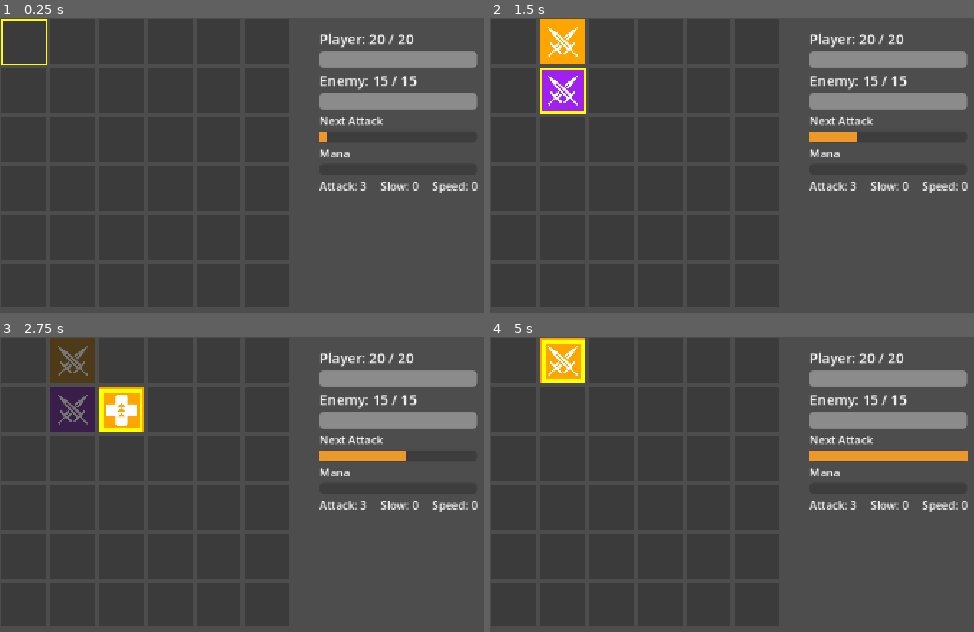
Above: before the commit, frames 1-4 (two rows, left to right).
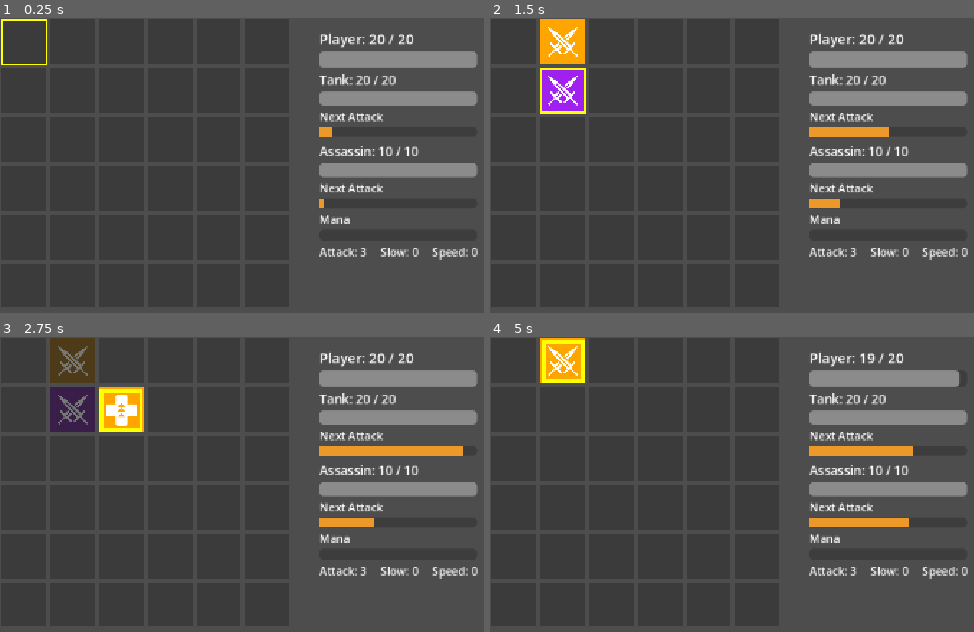
Above: after the commit, the same moments.

Repository: yaakovb/Memory-Game
Game: Godot game, scene res://scenes/main/main.tscn
The game is run twice, just before and just after one commit, with the same random seed, the same clock (stepped at 60 frames per second) and the same inputs.
Inputs:
- Up to frame 1 (0.25 s): no input
- Up to frame 2 (1.5 s): tap Enter at 0.5 s; hold D (move_right) 0.53-1.28 s; hold Space (reveal) 0.53-1.28 s; tap R (restart) at 1.25 s; hold S (move_down) from 1.28 s (still down); tap Space (reveal) at 1.35 s
- Up to frame 3 (2.75 s): release S (move_down) at 2.03 s; hold D (move_right) from 2.03 s (still down); hold Space (reveal) from 2.03 s (still down)
- Up to frame 4 (5 s): release D (move_right) at 2.78 s; release Space (reveal) at 2.78 s; hold W (move_up) 2.78-3.53 s; tap Space (reveal) at 2.85, 4.35 s; hold Space (reveal) 3.53-4.28 s; hold A (move_left) from 3.53 s (still down)

The runs differ from the first frame. In frame 1, 4.9% of the frame differs, in the area x 65-99%, y 18-83%; in frame 2, 5.5%; in frame 3, 6.1%; in frame 4, 6.7%, in the area x 65-99%, y 5-83%.

Commit message:
Add multi-enemy roster with dynamic HUD rows.
Extract Enemy RefCounted units, drive Combat from a roster (tank + assassin), and spawn HUD rows from the enemies array so fights can scale to 2+ of any mix.

Co-authored-by: Cursor <cursoragent@cursor.com>

Diff:
--- /dev/null
+++ b/memory-game/scenes/ui/enemy_hud_row.tscn
@@ -0,0 +1,29 @@
+[gd_scene format=3 uid="uid://c21ydhbtl16ea"]
+
+[ext_resource type="Script" path="res://scripts/ui/enemy_hud_row.gd" id="1_row"]
+
+[sub_resource type="StyleBoxFlat" id="StyleBoxFlat_attack"]
+bg_color = Color(0.92941177, 0.6, 0.16078432, 1)
+
+[node name="EnemyHudRow" type="VBoxContainer"]
+script = ExtResource("1_row")
+
+[node name="NameLabel" type="Label" parent="."]
+layout_mode = 2
+theme_override_font_sizes/font_size = 18
+text = "Enemy"
+
+[node name="HPBar" type="ProgressBar" parent="."]
+custom_minimum_size = Vector2(200, 20)
+layout_mode = 2
+show_percentage = false
+
+[node name="AttackLabel" type="Label" parent="."]
+layout_mode = 2
+text = "Next Attack"
+
+[node name="AttackBar" type="ProgressBar" parent="."]
+custom_minimum_size = Vector2(200, 14)
+layout_mode = 2
+theme_override_styles/fill = SubResource("StyleBoxFlat_attack")
+show_percentage = false
--- a/memory-game/scenes/ui/hud.tscn
+++ b/memory-game/scenes/ui/hud.tscn
@@ -1,9 +1,6 @@
 [gd_scene format=3 uid="uid://bi7p1c75skwe2"]
 
 [ext_resource type="Script" uid="uid://d282tnden6byg" path="res://scripts/ui/hud.gd" id="1_hud_script"]
-
-[sub_resource type="StyleBoxFlat" id="StyleBoxFlat_wh2we"]
-bg_color = Color(0.92941177, 0.6, 0.16078432, 1)
 
 [node name="HUD" type="CanvasLayer" unique_id=34967848]
 script = ExtResource("1_hud_script")
@@ -13,7 +10,7 @@
 offset_left = 460.0
 offset_top = 16.0
 offset_right = 680.0
-offset_bottom = 220.0
+offset_bottom = 400.0
 
 [node name="PlayerHPLabel" type="Label" parent="VBoxContainer" unique_id=1746371148]
 layout_mode = 2
@@ -26,26 +23,9 @@
 value = 20.0
 show_percentage = false
 
-[node name="EnemyHPLabel" type="Label" parent="VBoxContainer" unique_id=889827793]
+[node name="EnemyList" type="VBoxContainer" parent="VBoxContainer" unique_id=2116066843]
 layout_mode = 2
-theme_override_font_sizes/font_size = 20
-
-[node name="EnemyHPBar" type="ProgressBar" parent="VBoxContainer" unique_id=459952547]
-custom_minimum_size = Vector2(200, 24)
-layout_mode = 2
-max_value = 20.0
-value = 20.0
-show_percentage = false
-
-[node name="EnemyAttackLabel" type="Label" parent="VBoxContainer" unique_id=2050638652]
-layout_mode = 2
-text = "Next Attack"
-
-[node name="EnemyAttackBar" type="ProgressBar" parent="VBoxContainer" unique_id=618173194]
-custom_minimum_size = Vector2(200, 16)
-layout_mode = 2
-theme_override_styles/fill = SubResource("StyleBoxFlat_wh2we")
-show_percentage = false
+theme_override_constants/separation = 8
 
 [node name="ManaLabel" type="Label" parent="VBoxContainer" unique_id=1748038155]
 layout_mode = 2
--- a/memory-game/scripts/combat/combat.gd
+++ b/memory-game/scripts/combat/combat.gd
@@ -1,16 +1,14 @@
 class_name Combat
 extends Node
 
-signal hp_changed(player_hp: int, enemy_hp: int)
+signal hp_changed
 signal player_defeated
-signal enemy_defeated
+signal enemy_defeated(enemy: Enemy)
+signal all_enemies_defeated
 signal mana_changed(current: float, maximum: float)
 signal bonus_attack_fired(damage: int)
 
 @export var player_max_hp := 20
-@export var enemy_max_hp := 15
-@export var enemy_damage := 2
-@export var enemy_interval := 5.0
 
 const MAX_SLOW_STACKS := 3
 const SLOW_DURATION := 10.0
@@ -20,31 +18,45 @@
 const MANA_MAX := 100.0
 const MANA_PER_COLOR_MATCH := 25.0
 
+## Placeholder roster — tune in Step 10 / GDD Values.
+const TANK_MAX_HP := 20
+const TANK_DAMAGE := 1
+const TANK_INTERVAL := 3.0
+const ASSASSIN_MAX_HP := 10
+const ASSASSIN_DAMAGE := 4
+const ASSASSIN_INTERVAL := 8.0
+
 var player_hp: int
-var enemy_hp: int
 ## Public — EffectResolver / HUD read this for display and upgrades.
 var attack_bonus := 0
+var mana := 0.0
+var enemies: Array[Enemy] = []
+
 var _battle_ended := false
-
-var _timer := 0.0
 var _slow_stacks := 0
 var _slow_timer := 0.0
 
-var mana := 0.0
 
+## Placeholder roster — change this list only (HUD builds one row per entry).
+## Examples: two tanks, or append a third Enemy.new(...) for a 3-enemy fight.
 func _ready() -> void:
 	player_hp = player_max_hp
-	enemy_hp = enemy_max_hp
-	hp_changed.emit(player_hp, enemy_hp)
+	enemies = [
+		Enemy.new("Tank", TANK_MAX_HP, TANK_DAMAGE, TANK_INTERVAL),
+		Enemy.new("Assassin", ASSASSIN_MAX_HP, ASSASSIN_DAMAGE, ASSASSIN_INTERVAL),
+		# Enemy.new("Tank 2", TANK_MAX_HP, TANK_DAMAGE, TANK_INTERVAL),
+	]
+	hp_changed.emit()
 
 
 func _process(delta: float) -> void:
 	if _battle_ended:
 		return
-	_timer += delta
-	if _timer >= get_attack_interval():
-		_timer = 0.0
-		damage_player(enemy_damage)
+
+	var slow_mult := get_slow_multiplier()
+	for enemy in enemies:
+		if enemy.tick(delta, slow_mult):
+			damage_player(enemy.damage)
 
 	if _slow_timer > 0.0:
 		_slow_timer -= delta
@@ -54,26 +66,35 @@
 
 func damage_player(amount: int) -> void:
 	player_hp = maxi(player_hp - amount, 0)
-	hp_changed.emit(player_hp, enemy_hp)
+	hp_changed.emit()
 	if player_hp <= 0:
 		player_defeated.emit()
 
 
+## Damages the default target (first living enemy).
 func damage_enemy(amount: int) -> void:
-	enemy_hp = maxi(enemy_hp - amount, 0)
-	hp_changed.emit(player_hp, enemy_hp)
-	if enemy_hp <= 0:
-		enemy_defeated.emit()
+	var target := get_default_target()
+	if target == null:
+		return
+	target.take_damage(amount)
+	hp_changed.emit()
+	if not target.is_alive():
+		enemy_defeated.emit(target)
+		if not has_living_enemies():
+			all_enemies_defeated.emit()
 
 
 func heal_player(amount: int) -> void:
 	player_hp = mini(player_hp + amount, player_max_hp)
-	hp_changed.emit(player_hp, enemy_hp)
+	hp_changed.emit()
 
 
 func heal_enemy(amount: int) -> void:
-	enemy_hp = mini(enemy_hp + amount, enemy_max_hp)
-	hp_changed.emit(player_hp, enemy_hp)
+	var target := get_default_target()
+	if target == null:
+		return
+	target.heal(amount)
+	hp_changed.emit()
 
 
 func add_attack_bonus(amount: int) -> void:
@@ -85,19 +106,23 @@
 	_slow_timer = SLOW_DURATION
 
 
-func get_attack_interval() -> float:
-	return enemy_interval * (1.0 + _slow_stacks * SLOW_PER_STACK)
-
-
 func get_slow_stacks() -> int:
 	return _slow_stacks
 
 
-func get_attack_progress() -> float:
-	var interval := get_attack_interval()
-	if interval <= 0.0:
-		return 0.0
-	return clampf(_timer / interval, 0.0, 1.0)
+func get_slow_multiplier() -> float:
+	return 1.0 + _slow_stacks * SLOW_PER_STACK
+
+
+func get_default_target() -> Enemy:
+	for enemy in enemies:
+		if enemy.is_alive():
+			return enemy
+	return null
+
+
+func has_living_enemies() -> bool:
+	return get_default_target() != null
 
 
 func set_battle_ended(value: bool) -> void:
@@ -111,7 +136,10 @@
 func hurry_next_attack(amount: float = MISMATCH_ATTACK_HURRY) -> void:
 	if _battle_ended:
 		return
-	_timer = minf(_timer + amount, get_attack_interval())
+	var slow_mult := get_slow_multiplier()
+	for enemy in enemies:
+		enemy.hurry(amount, slow_mult)
+
 
 func add_mana(amount: float) -> void:
 	if _battle_ended:
@@ -122,6 +150,7 @@
 		mana = MANA_MAX
 		_fire_bonus_attack()
 
+
 func _fire_bonus_attack() -> void:
 	mana = 0.0
 	mana_changed.emit(mana, MANA_MAX)
--- /dev/null
+++ b/memory-game/scripts/combat/enemy.gd
@@ -0,0 +1,67 @@
+class_name Enemy
+extends RefCounted
+
+## One combatant in the roster. Combat (director) owns the list and applies slow/hurry.
+
+var display_name: String
+var max_hp: int
+var hp: int
+var damage: int
+var interval: float
+var timer: float = 0.0
+
+
+func _init(
+	p_name: String,
+	p_max_hp: int,
+	p_damage: int,
+	p_interval: float
+) -> void:
+	display_name = p_name
+	max_hp = p_max_hp
+	hp = p_max_hp
+	damage = p_damage
+	interval = p_interval
+	timer = 0.0
+
+
+func is_alive() -> bool:
+	return hp > 0
+
+
+## Baseline interval scaled by Combat's slow multiplier (1.0 = no slow).
+func get_attack_interval(slow_multiplier: float) -> float:
+	return interval * slow_multiplier
+
+
+func get_attack_progress(slow_multiplier: float) -> float:
+	var attack_interval := get_attack_interval(slow_multiplier)
+	if attack_interval <= 0.0:
+		return 0.0
+	return clampf(timer / attack_interval, 0.0, 1.0)
+
+
+## Returns true when this enemy should deal `damage` to the player.
+func tick(delta: float, slow_multiplier: float) -> bool:
+	if not is_alive():
+		return false
+	timer += delta
+	var attack_interval := get_attack_interval(slow_multiplier)
+	if timer >= attack_interval:
+		timer = 0.0
+		return true
+	return false
+
+
+func take_damage(amount: int) -> void:
+	hp = maxi(hp - amount, 0)
+
+
+func heal(amount: int) -> void:
+	hp = mini(hp + amount, max_hp)
+
+
+func hurry(amount: float, slow_multiplier: float) -> void:
+	if not is_alive():
+		return
+	timer = minf(timer + amount, get_attack_interval(slow_multiplier))
--- a/memory-game/scripts/main/main.gd
+++ b/memory-game/scripts/main/main.gd
@@ -18,26 +18,21 @@
 	_effect_resolver.effect_applied.connect(_on_effect_applied)
 	_board.pair_matched.connect(_effect_resolver.apply)
 	_board.color_matched.connect(_on_color_matched)
-	# disconnect hurry from pair_mismatched (or leave mismatch unwired)
-	# _board.pair_mismatched.connect(_combat.hurry_next_attack)
 	_combat.player_defeated.connect(_on_player_defeated)
-	_combat.enemy_defeated.connect(_on_enemy_defeated)
-	_on_hp_changed(_combat.player_hp, _combat.enemy_hp)
+	_combat.all_enemies_defeated.connect(_on_all_enemies_defeated)
 	_combat.bonus_attack_fired.connect(_on_bonus_attack_fired)
+	_on_hp_changed()
 
 
-func _on_hp_changed(player_hp: int, enemy_hp: int) -> void:
-	_hud.update_hp(
-		player_hp, _combat.player_max_hp,
-		enemy_hp, _combat.enemy_max_hp
-	)
+func _on_hp_changed() -> void:
+	_hud.refresh_hp()
 
 
 func _on_player_defeated() -> void:
 	handle_battle_ended("You Lose")
 
 
-func _on_enemy_defeated() -> void:
+func _on_all_enemies_defeated() -> void:
 	handle_battle_ended("You Win Hurray Hurray")
 
 
@@ -63,11 +58,13 @@
 func _on_effect_applied(description: String) -> void:
 	_hud.set_last_effect(description)
 
-func _on_color_matched(color_id: int) -> void:
+
+func _on_color_matched(_color_id: int) -> void:
 	_combat.hurry_next_attack()
-	_hud.set_last_effect("Color match")
+	_hud.set_last_effect("Color match +%.0f mana" % Combat.MANA_PER_COLOR_MATCH)
 	_combat.add_mana(Combat.MANA_PER_COLOR_MATCH)
 	_hud.update_mana(_combat.mana, Combat.MANA_MAX)
 
+
 func _on_bonus_attack_fired(damage: int) -> void:
 	_hud.set_last_effect("Bonus attack: %d damage" % damage)
--- /dev/null
+++ b/memory-game/scripts/ui/enemy_hud_row.gd
@@ -0,0 +1,50 @@
+class_name EnemyHudRow
+extends VBoxContainer
+
+@onready var _name_label: Label = $NameLabel
+@onready var _hp_bar: ProgressBar = $HPBar
+@onready var _attack_label: Label = $AttackLabel
+@onready var _attack_bar: ProgressBar = $AttackBar
+
+var _enemy: Enemy
+
+
+func setup(enemy: Enemy) -> void:
+	_enemy = enemy
+	if is_node_ready():
+		_apply_setup()
+	else:
+		# setup() may run before @onready if called before entering the tree.
+		ready.connect(_apply_setup, CONNECT_ONE_SHOT)
+
+
+func _apply_setup() -> void:
+	if _enemy == null:
+		return
+	_hp_bar.max_value = _enemy.max_hp
+	_attack_label.text = "Next Attack"
+	_attack_bar.max_value = 100.0
+	_attack_bar.value = 0.0
+	refresh_hp()
+
+
+func refresh_hp() -> void:
+	if _enemy == null or not is_node_ready():
+		return
+	_name_label.text = "%s: %d / %d" % [_enemy.display_name, _enemy.hp, _enemy.max_hp]
+	_hp_bar.value = _enemy.hp
+	modulate.a = 1.0 if _enemy.is_alive() else 0.45
+
+
+func update_attack_progress(slow_multiplier: float) -> void:
+	if _enemy == null or not is_node_ready():
+		return
+	if not _enemy.is_alive():
+		_attack_bar.value = 0.0
+		return
+	_attack_bar.value = _enemy.get_attack_progress(slow_multiplier) * 100.0
+
+
+func clear_attack_bar() -> void:
+	if is_node_ready():
+		_attack_bar.value = 0.0
--- a/memory-game/scripts/ui/hud.gd
+++ b/memory-game/scripts/ui/hud.gd
@@ -1,11 +1,11 @@
 class_name HUD
 extends CanvasLayer
 
+@export var enemy_row_scene: PackedScene = preload("res://scenes/ui/enemy_hud_row.tscn")
+
 @onready var _player_hp_label: Label = $VBoxContainer/PlayerHPLabel
-@onready var _enemy_hp_label: Label = $VBoxContainer/EnemyHPLabel
 @onready var _player_hp_bar: ProgressBar = $VBoxContainer/PlayerHPBar
-@onready var _enemy_hp_bar: ProgressBar = $VBoxContainer/EnemyHPBar
-@onready var _attack_progress: ProgressBar = $VBoxContainer/EnemyAttackBar
+@onready var _enemy_list: VBoxContainer = $VBoxContainer/EnemyList
 
 @onready var _slow_label: Label = $VBoxContainer/BuffRow/SlowLabel
 @onready var _speed_label: Label = $VBoxContainer/BuffRow/SpeedLabel
@@ -19,24 +19,42 @@
 
 var _combat: Combat
 var _selector: Selector
+var _enemy_rows: Array[EnemyHudRow] = []
 
 
 func setup(combat: Combat, selector: Selector) -> void:
 	_combat = combat
 	_selector = selector
 	_player_hp_bar.max_value = combat.player_max_hp
-	_enemy_hp_bar.max_value = combat.enemy_max_hp
-	_attack_progress.max_value = 100.0
 	_mana_bar.max_value = Combat.MANA_MAX
+	_rebuild_enemy_rows()
+	refresh_hp()
 
 
-func update_hp(player_hp: int, player_max: int, enemy_hp: int, enemy_max: int) -> void:
-	_player_hp_label.text = "Player: %d / %d" % [player_hp, player_max]
-	_enemy_hp_label.text = "Enemy: %d / %d" % [enemy_hp, enemy_max]
-	_player_hp_bar.value = player_hp
-	_enemy_hp_bar.value = enemy_hp
+func _rebuild_enemy_rows() -> void:
+	_enemy_rows.clear()
+	while _enemy_list.get_child_count() > 0:
+		var child := _enemy_list.get_child(0)
+		_enemy_list.remove_child(child)
+		child.free()
 
-func update_mana(mana: float, maximum: float) -> void:
+	for enemy in _combat.enemies:
+		var row: EnemyHudRow = enemy_row_scene.instantiate()
+		_enemy_list.add_child(row)
+		row.setup(enemy)
+		_enemy_rows.append(row)
+
+
+func refresh_hp() -> void:
+	if _combat == null:
+		return
+	_player_hp_label.text = "Player: %d / %d" % [_combat.player_hp, _combat.player_max_hp]
+	_player_hp_bar.value = _combat.player_hp
+	for row in _enemy_rows:
+		row.refresh_hp()
+
+
+func update_mana(mana: float, _maximum: float) -> void:
 	_mana_bar.value = mana
 
 
@@ -47,12 +65,17 @@
 func show_battle_end(message: String) -> void:
 	_end_label.text = message
 	_end_overlay.visible = true
-	_attack_progress.value = 0.0
+	for row in _enemy_rows:
+		row.clear_attack_bar()
 	set_process(false)
 
 
 func _process(_delta: float) -> void:
-	_attack_progress.value = _combat.get_attack_progress() * 100.0
+	if _combat == null:
+		return
+	var slow_mult := _combat.get_slow_multiplier()
+	for row in _enemy_rows:
+		row.update_attack_progress(slow_mult)
 	_slow_label.text = "Slow: %d" % _combat.get_slow_stacks()
 	_speed_label.text = "Speed: %d" % _selector.get_speed_stacks()
 	_attack_label.text = "Attack: %d" % _combat.get_player_attack_damage()
Not shown, added: memory-game/scripts/combat/enemy.gd.uid
Not shown, added: memory-game/scripts/ui/enemy_hud_row.gd.uid
Not shown, changed: WORK_PLAN.md
